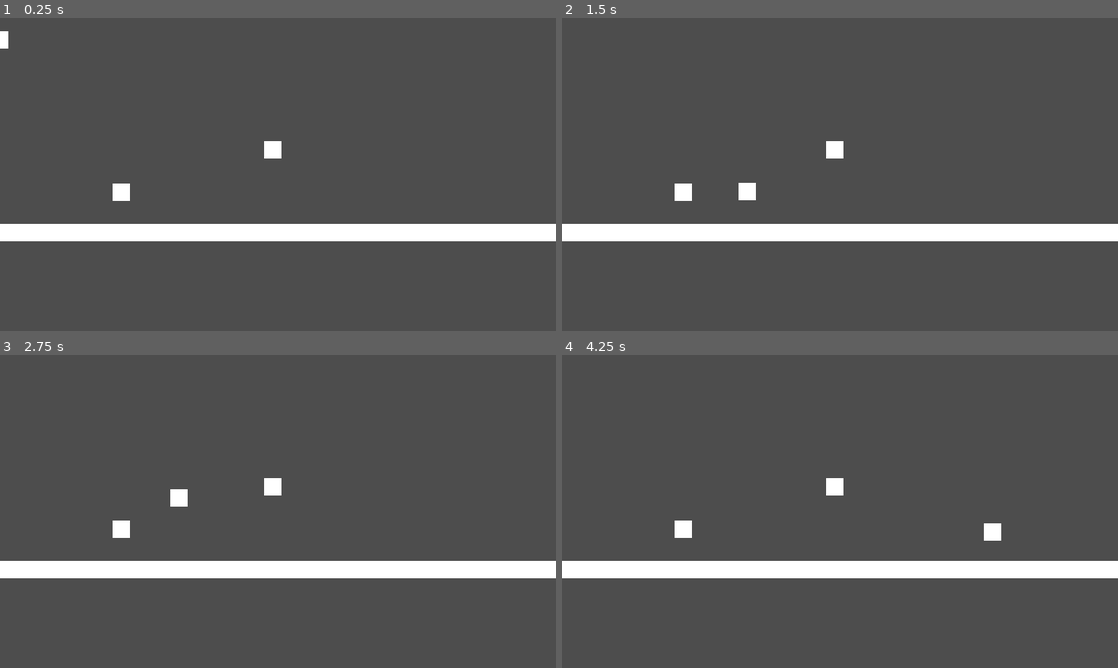
Above: before the commit, frames 1-4 (two rows, left to right).
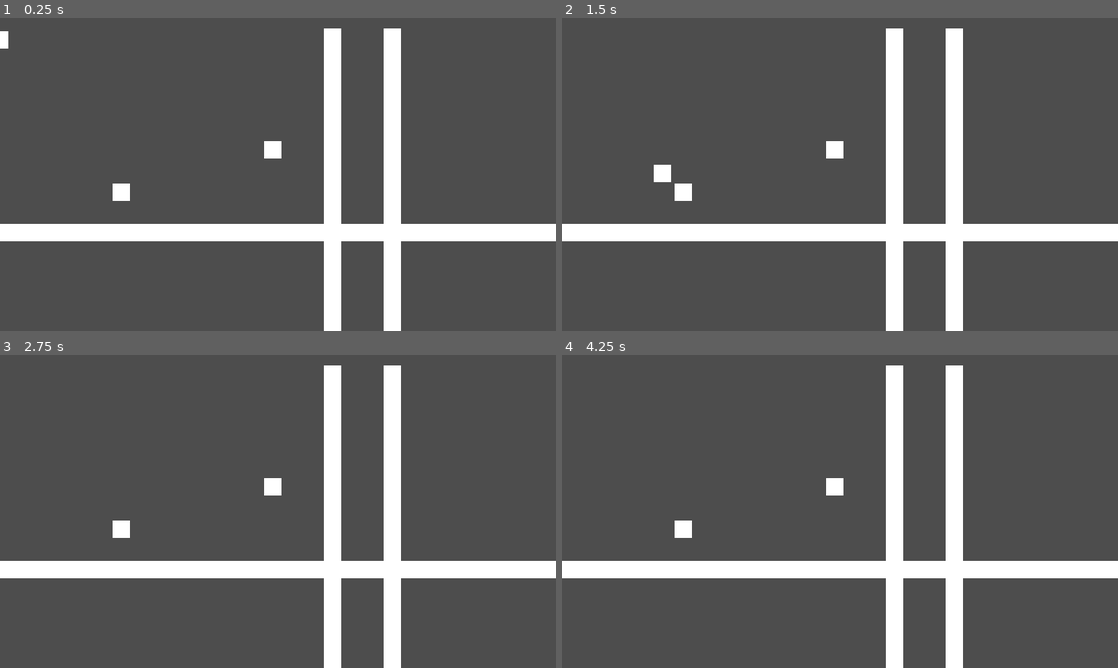
Above: after the commit, the same moments.

Repository: brandonbucc/size-matters
Game: Godot game, scene res://scenes/test.tscn
Same seed, same stepped clock (60 frames per second), same inputs: the game is played once before the commit and once after it. The project has no main scene, so this scene is started directly.
Inputs:
- Up to frame 1 (0.25 s): no input
- Up to frame 2 (1.5 s): hold Right (right) from 0.53 s (still down); tap C (dash) at 0.6 s; tap Z (jump) at 0.77, 0.8, 1.07, 1.35 s
- Up to frame 3 (2.75 s): tap Z (jump) at 1.52, 1.82, 2.3 s; tap C (dash) at 1.55, 2.1 s; release Right (right) at 2.03 s; hold Left (left) from 2.03 s (still down)
- Up to frame 4 (4.25 s): release Left (left) at 2.78 s; hold Right (right) from 2.78 s (still down); tap C (dash) at 2.85 s; tap Z (jump) at 3.02, 3.32, 3.6, 3.77, 4.07 s

The runs differ from the first frame. In frame 1, 5.7% of the frame differs, in the area x 58-73%, y 3-100%; in frame 2, 6.0%, in the area x 16-73%, y 3-100%; in frame 3, 5.9%; in frame 4, 5.9%.

Commit message:
Fixed dashing and wall jumping/sliding

Diff:
--- a/scenes/player.tscn
+++ b/scenes/player.tscn
@@ -17,6 +17,14 @@
 [node name="CollisionShape2D" type="CollisionShape2D" parent="."]
 shape = SubResource("RectangleShape2D_ikmgv")
 
+[node name="Right" type="RayCast2D" parent="."]
+rotation = 4.71239
+target_position = Vector2(0, 22)
+
+[node name="Left" type="RayCast2D" parent="."]
+rotation = 1.5708
+target_position = Vector2(0, 22)
+
 [node name="CoyoteTime" type="Timer" parent="."]
 wait_time = 0.1
 one_shot = true
@@ -28,3 +36,7 @@
 [node name="DashCooldown" type="Timer" parent="."]
 wait_time = 0.5
 one_shot = true
+
+[node name="DashTime" type="Timer" parent="."]
+wait_time = 0.05
+one_shot = true
--- a/scenes/test.tscn
+++ b/scenes/test.tscn
@@ -14,12 +14,41 @@
 
 [node name="Floor" type="StaticBody2D" parent="."]
 position = Vector2(-47, 473)
+metadata/_edit_group_ = true
 
 [node name="CollisionShape2D" type="CollisionShape2D" parent="Floor"]
 position = Vector2(1071.5, 20)
 shape = SubResource("RectangleShape2D_l164w")
 
 [node name="ColorRect" type="ColorRect" parent="Floor"]
+offset_right = 2143.0
+offset_bottom = 40.0
+
+[node name="Floor2" type="StaticBody2D" parent="."]
+position = Vector2(883, 795)
+rotation = -1.57079
+scale = Vector2(0.360002, 1.00511)
+metadata/_edit_group_ = true
+
+[node name="CollisionShape2D" type="CollisionShape2D" parent="Floor2"]
+position = Vector2(1071.5, 20)
+shape = SubResource("RectangleShape2D_l164w")
+
+[node name="ColorRect" type="ColorRect" parent="Floor2"]
+offset_right = 2143.0
+offset_bottom = 40.0
+
+[node name="Floor3" type="StaticBody2D" parent="."]
+position = Vector2(745, 795)
+rotation = -1.57079
+scale = Vector2(0.360002, 1.00511)
+metadata/_edit_group_ = true
+
+[node name="CollisionShape2D" type="CollisionShape2D" parent="Floor3"]
+position = Vector2(1071.5, 20)
+shape = SubResource("RectangleShape2D_l164w")
+
+[node name="ColorRect" type="ColorRect" parent="Floor3"]
 offset_right = 2143.0
 offset_bottom = 40.0
 
--- a/scripts/player.gd
+++ b/scripts/player.gd
@@ -2,23 +2,39 @@
 
 const ACCELERATION = 3000
 const FRICTION = 3000
+const JUMP_CANCEL = 14000
 const JUMP_HEIGHT = -600
 const MAX_SPEED = 400
 
+enum {DASH, MOVEMENT, WALL}
+
 var can_dash = true
-var dash = 1500
+var dash_speed = 900
 var direction = 1
+var gravity = ProjectSettings.get_setting("physics/2d/default_gravity")
 var jump_buffered = false
-var wall_jump = 500
+var state = MOVEMENT
+var wall_jump = 600
+var wall_slide = 750
 
 func _physics_process(delta):
-	var input = Input.get_axis("left","right")
+	match state:
+		DASH:
+			dash()
+		MOVEMENT:
+			movement(delta)
+		WALL:
+			wall(delta)
+	print(on_wall(),left_wall(),right_wall(),state)
+
+func movement(delta):
+	var input = Input.get_axis("left", "right")
 	if input != 0:
 		velocity = velocity.move_toward(Vector2(input * MAX_SPEED, velocity.y), ACCELERATION * delta)
 		direction = input
 	else:
 		velocity = velocity.move_toward(Vector2(0, velocity.y), FRICTION * delta)
-	velocity.y += ProjectSettings.get_setting("physics/2d/default_gravity") * delta
+	velocity.y += gravity * delta
 	var was_on_floor = is_on_floor()
 	if Input.is_action_just_pressed("jump") && (is_on_floor() || !$CoyoteTime.is_stopped()):
 		velocity.y = JUMP_HEIGHT
@@ -28,23 +44,72 @@
 	if jump_buffered && is_on_floor() && !$JumpBuffer.is_stopped():
 		velocity.y = JUMP_HEIGHT
 		jump_buffered = false
+	if Input.is_action_just_released("jump") && velocity.y < 0:
+		velocity = velocity.move_toward(Vector2(velocity.x, 0), JUMP_CANCEL * delta)
 	if Input.is_action_just_pressed("dash") && can_dash:
-		velocity.x = dash
 		$DashCooldown.start()
+		$DashTime.start()
+		state = DASH
 	if !$DashCooldown.is_stopped():
 		can_dash = false
 	else:
 		can_dash = true
 	if direction < 0:
-		dash = -1000
+		dash_speed = -900
 	else:
-		dash = 1000
-	if is_on_wall() && Input.is_action_just_pressed("jump") && Input.is_action_just_pressed("right"):
-		velocity.y = JUMP_HEIGHT
-		velocity.x = -wall_jump
-	if is_on_wall() && Input.is_action_just_pressed("jump") && Input.is_action_just_pressed("left"):
+		dash_speed = 900
+	move_and_slide()
+	if on_wall() && !is_on_floor():
+		$DashCooldown.stop()
+		velocity = Vector2.ZERO
+		state = WALL
+	if was_on_floor && !is_on_floor():
+		$CoyoteTime.start()
+
+func on_wall():
+	return left_wall() || right_wall()
+
+func left_wall():
+	return $Left.is_colliding()
+
+func right_wall():
+	return $Right.is_colliding()
+
+func wall(delta):
+	var input = Input.get_axis("left", "right")
+	if input != 0:
+		velocity = velocity.move_toward(Vector2(input * MAX_SPEED, velocity.y), ACCELERATION * delta)
+	else:
+		velocity = velocity.move_toward(Vector2(0, velocity.y), FRICTION * delta)
+	velocity.y += wall_slide * delta
+	if left_wall():
+		dash_speed = 900
+		wall_jump = 600
+	elif right_wall():
+		dash_speed = -900
+		wall_jump = -600
+	if Input.is_action_just_released("jump") && velocity < Vector2.ZERO:
+		velocity = velocity.move_toward(Vector2.ZERO, JUMP_CANCEL * delta)
+	if Input.is_action_just_pressed("dash") && can_dash:
+		$DashCooldown.start()
+		$DashTime.start()
+		state = DASH
+	if !$DashCooldown.is_stopped():
+		can_dash = false
+	else:
+		can_dash = true
+	if Input.is_action_just_pressed("jump"):
 		velocity.y = JUMP_HEIGHT
 		velocity.x = wall_jump
 	move_and_slide()
-	if was_on_floor && !is_on_floor():
-		$CoyoteTime.start()
+	if !on_wall() || is_on_floor():
+		state = MOVEMENT
+
+func dash():
+	velocity.x = dash_speed
+	velocity.y = 0
+	if $DashTime.is_stopped() && is_on_wall():
+		state = WALL
+	elif $DashTime.is_stopped():
+		state = MOVEMENT
+	move_and_slide()
